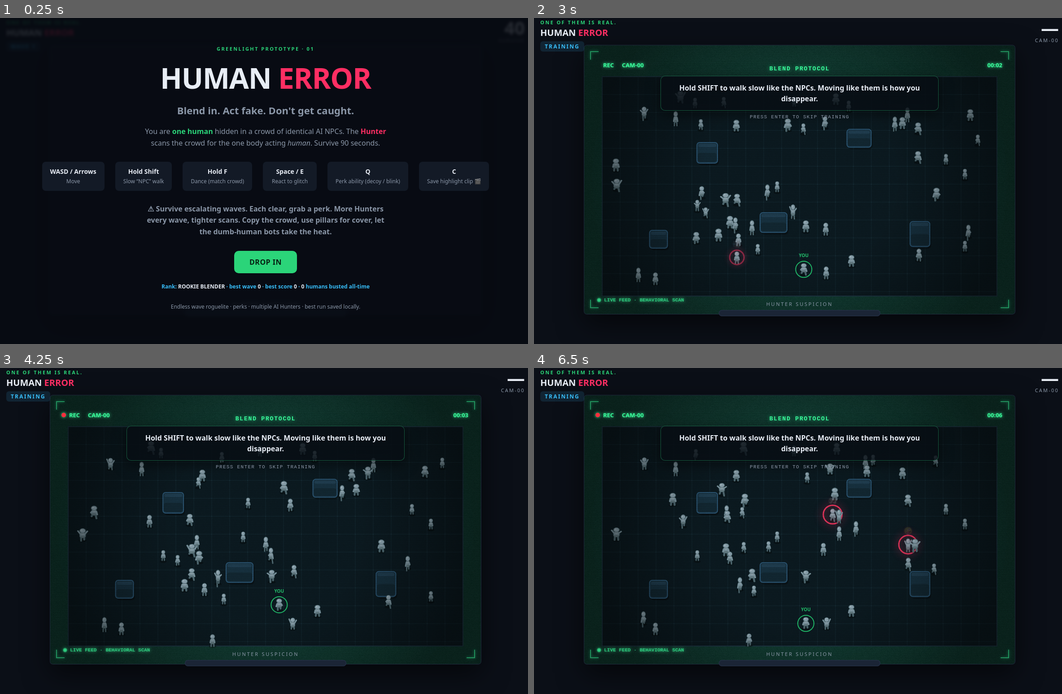
Above: before the commit, frames 1-4 (two rows, left to right).
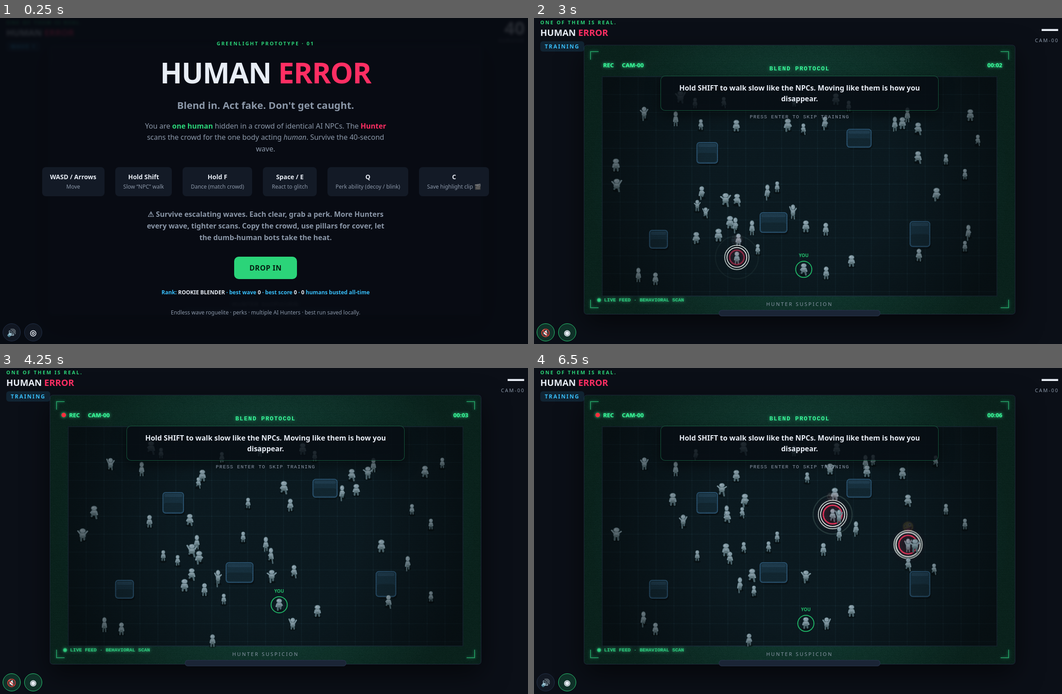
Above: after the commit, the same moments.

Repository: a0merr/HUMAN-ERROR-game-prototype-1
Game: browser game, page index.html
Same seed, same stepped clock (60 frames per second), same inputs: the game is played once before the commit and once after it.
Inputs (mouse positions are in pixels of both pictures, inside the frame that each line leads up to):
- Up to frame 1 (0.25 s): no input
- Up to frame 2 (3 s): tap Enter at 0.27 s; hold Right 1.03-1.53 s; move the mouse to (798, 207) at 1.07 s; tap Space every 0.5 s from 1.1 to 2.6 s; hold Down 1.58-1.85 s; move the mouse to (713, 151) at 1.67 s; hold Left 1.9-2.47 s; click (565, 330) at 2.02 s, where only the run after the commit has a clickable "◎"; move the mouse to (887, 138) at 2.27 s; hold Up 2.52-2.82 s; tap M at 2.52 s; move the mouse to (866, 233) at 2.87 s; hold Right from 2.87 s (still down)
- Up to frame 3 (4.25 s): tap Space at 3.1, 3.6, 4.1 s; move the mouse to (158, 596) at 3.47 s; release Right at 3.53 s; hold Up 3.58-3.82 s; hold Left from 3.87 s (still down); move the mouse to (264, 475) at 4.07 s
- Up to frame 4 (6.5 s): release Left at 4.3 s; hold Down 4.35-4.68 s; click (544, 680) at 4.52 s, where only the run after the commit has a clickable "🔇"; tap Space every 0.5 s from 4.6 to 6.1 s; move the mouse to (930, 544) at 4.67 s; hold Right 4.73-5.23 s; move the mouse to (671, 531) at 5.27 s; hold Down 5.28-5.55 s; hold Left 5.6-6.17 s; move the mouse to (755, 622) at 5.87 s; hold Up from 6.22 s (still down); move the mouse to (840, 436) at 6.47 s

The runs differ from the first frame. In frame 1, 7.5% of the frame differs, in the area x 0-92%, y 7-100%; in frame 2, 0.4%; in frame 3, 0.3%; in frame 4, 0.6%.

Commit message:
polish: mute toggle, high-visibility tells, doc fixes, killcam copy
Doc decision: solo waves are 40s by design (WAVE.secs; README already correct) —
the stale copy was index.html's start screen claiming 90 seconds, now fixed.
Tuning untouched.

Diff:
--- a/client/audio.mjs
+++ b/client/audio.mjs
@@ -3,6 +3,11 @@
 // ============================================================
 
 let actx = null, ambient = null, master = null, muteGain = null, recDest = null;
+
+// Mute state is read at module load so the graph is born muted when the user
+// left it that way — ambience never gets a frame of sound on boot.
+let muted = false;
+try { muted = localStorage.getItem('humanError.muted') === '1'; } catch (e) {}
 
 // Master graph: every source -> master -> muteGain -> speakers.
 // Clip recording taps `master` (BEFORE muteGain), so muted gameplay still
@@ -12,11 +17,19 @@
   if (!master) {
     master = actx.createGain();
     muteGain = actx.createGain();
+    muteGain.gain.value = muted ? 0 : 1;
     master.connect(muteGain);
     muteGain.connect(actx.destination);
   }
   return master;
 }
+
+export function setMuted(v) {
+  muted = !!v;
+  try { localStorage.setItem('humanError.muted', muted ? '1' : '0'); } catch (e) {}
+  if (muteGain) muteGain.gain.value = muted ? 0 : 1;
+}
+export function isMuted() { return muted; }
 
 export function initAudio() {
   if (!actx) { try { actx = new (window.AudioContext || window.webkitAudioContext)(); } catch (e) {} }
--- a/client/mp.mjs
+++ b/client/mp.mjs
@@ -4,15 +4,16 @@
 // engine's map layouts, skins and palette so visuals match the server sim.
 // ============================================================
 
-import { ARENA, BODY_R, BODY_SHAPES, mapById, SKINS, PALETTE } from '../engine/config.mjs';
+import { ARENA, BODY_R, BODY_SHAPES, mapById, SKINS, PALETTE, KILLCAM_TEXT } from '../engine/config.mjs';
 import { clamp, lerpAngle } from '../engine/math.mjs';
 import { collidePillars, clampArena } from '../engine/geometry.mjs';
-import { initAudio, beep, sfx as audioSfx, getRecordStream } from './audio.mjs';
+import { initAudio, beep, sfx as audioSfx, getRecordStream, setMuted, isMuted } from './audio.mjs';
 import { ClipRecorder } from './clip.mjs';
 import { presentClip } from './hud.mjs';
 import { save as platformSave } from './platform.mjs';
 import { drawSurveillance } from './style.mjs';
 import { drawFigure } from './figure.mjs';
+import { drawTell, setHighVisTells, getHighVisTells } from './render.mjs';
 import { fitCanvas } from './viewport.mjs';
 import { makeTouchControls } from './touch.mjs';
 const camCode = (s) => { s = Math.max(0, s | 0); const m = (s / 60) | 0, r = s % 60; return (m < 10 ? '0' : '') + m + ':' + (r < 10 ? '0' : '') + r; };
@@ -171,6 +172,18 @@
 });
 addEventListener('keyup', e => { keys[e.key.toLowerCase()] = false; });
 
+// ---- settings corner: mute (M) + high-visibility tells ----
+const muteBtn = $('muteBtn'), tellsBtn = $('tellsBtn');
+function renderSettings() {
+  if (muteBtn) { muteBtn.textContent = isMuted() ? '🔇' : '🔊'; muteBtn.classList.toggle('on', isMuted()); }
+  if (tellsBtn) { tellsBtn.textContent = getHighVisTells() ? '◉' : '◎'; tellsBtn.classList.toggle('on', getHighVisTells()); }
+}
+function toggleMute() { setMuted(!isMuted()); renderSettings(); }
+if (muteBtn) muteBtn.addEventListener('click', toggleMute);
+if (tellsBtn) tellsBtn.addEventListener('click', () => { setHighVisTells(!getHighVisTells()); renderSettings(); });
+addEventListener('keydown', e => { if (e.key.toLowerCase() === 'm' && !e.repeat) toggleMute(); });
+renderSettings();
+
 // touch controls — analog stick mapped to the same directional keys the 20Hz
 // sender + predictor already read; action buttons mirror Space/F/emote/clip.
 const DZ = 0.34;   // stick dead-zone before a direction registers
@@ -282,14 +295,7 @@
   // TELL marker — a bot mid-slip (sent as b.sl: s/f/o/b) gets a pulsing callout
   if (b.sl) {
     const ico = { s: '💨', f: '😱', o: '🤪', b: '👀' }[b.sl] || '⚠️';
-    const pulse = 0.5 + 0.5 * Math.sin((t * 16) + b.id);
-    ctx.save(); ctx.translate(b.x, b.y);
-    ctx.shadowColor = '#ff2e63'; ctx.shadowBlur = 12 + pulse * 6;   // glow survives downscaling into clips/thumbnails
-    ctx.globalAlpha = 0.55 + 0.4 * pulse; ctx.strokeStyle = '#ff2e63'; ctx.lineWidth = 3;
-    ctx.beginPath(); ctx.arc(0, -2, 16 + pulse * 5, 0, Math.PI * 2); ctx.stroke();
-    ctx.globalAlpha = 1; ctx.shadowBlur = 6; ctx.font = '16px "Segoe UI Emoji", Segoe UI'; ctx.textAlign = 'center';
-    ctx.fillText(ico, 0, -27);
-    ctx.restore();
+    drawTell(ctx, b.x, b.y, ico, t + b.id * 0.0625);
   }
 }
 
@@ -391,7 +397,7 @@
       const a = Math.min(1, (killcam.t - 0.45) / 0.3);
       ctx.save(); ctx.globalAlpha = a; ctx.textAlign = 'center';
       ctx.fillStyle = '#ff2e63'; ctx.font = '900 60px Segoe UI'; ctx.fillText('HUMAN ERROR', W / 2, H / 2 - 8);
-      ctx.fillStyle = '#e8edf5'; ctx.font = '700 20px Segoe UI'; ctx.fillText("YOU'RE OUT — too human.", W / 2, H / 2 + 30);
+      ctx.fillStyle = '#e8edf5'; ctx.font = '700 20px Segoe UI'; ctx.fillText(KILLCAM_TEXT, W / 2, H / 2 + 30);
       ctx.restore();
     }
     if (killcam.t >= killcam.dur) killcam = null;
--- a/client/render.mjs
+++ b/client/render.mjs
@@ -3,10 +3,48 @@
 // Pure presentation: draws a CrowdSim snapshot. Shared by solo + mp client.
 // ============================================================
 
-import { ARENA, BODY_R, BODY_SHAPES, POSE, PALETTE, SKINS, W, H } from '../engine/config.mjs';
+import { ARENA, BODY_R, BODY_SHAPES, POSE, PALETTE, SKINS, W, H, KILLCAM_TEXT } from '../engine/config.mjs';
 import { clamp } from '../engine/math.mjs';
 import { drawSurveillance } from './style.mjs';
 import { drawFigure } from './figure.mjs';
+
+// ---------- high-visibility tells (colorblind-safe) ----------
+// Persisted toggle: the tell marker gains a white double-ring + bigger emoji +
+// an expanding radial ping — all hue-independent, readable in grayscale.
+let hiVisTells = false;
+try { hiVisTells = localStorage.getItem('humanError.hiVisTells') === '1'; } catch (e) {}
+export function setHighVisTells(v) {
+  hiVisTells = !!v;
+  try { localStorage.setItem('humanError.hiVisTells', hiVisTells ? '1' : '0'); } catch (e) {}
+}
+export function getHighVisTells() { return hiVisTells; }
+
+// The TELL marker — the product. A body mid-"slip" (acting too human) gets a
+// loud pulsing callout so the joke reads at a glance / on a stream clip.
+// Shared by the solo renderer and the MP client so both HUD toggles behave
+// identically. `phase` is any steadily-increasing per-agent value.
+export function drawTell(ctx, x, y, ico, phase) {
+  const pulse = 0.5 + 0.5 * Math.sin(phase * 16);
+  ctx.save(); ctx.translate(x, y);
+  ctx.shadowColor = PALETTE.pink; ctx.shadowBlur = 12 + pulse * 6;   // glow survives downscaling into clips/thumbnails
+  ctx.globalAlpha = 0.55 + 0.4 * pulse; ctx.strokeStyle = PALETTE.pink; ctx.lineWidth = 3;
+  ctx.beginPath(); ctx.arc(0, -2, 16 + pulse * 5, 0, Math.PI * 2); ctx.stroke();
+  if (hiVisTells) {
+    ctx.shadowBlur = 0;
+    ctx.globalAlpha = 0.95; ctx.strokeStyle = '#ffffff'; ctx.lineWidth = 2;
+    ctx.beginPath(); ctx.arc(0, -2, 22 + pulse * 5, 0, Math.PI * 2); ctx.stroke();
+    ctx.globalAlpha = 0.8;
+    ctx.beginPath(); ctx.arc(0, -2, 27 + pulse * 5, 0, Math.PI * 2); ctx.stroke();
+    const ping = (phase * 1.3) % 1;   // brief expanding radial flash
+    ctx.globalAlpha = (1 - ping) * 0.7; ctx.lineWidth = 2.5;
+    ctx.beginPath(); ctx.arc(0, -2, 14 + ping * 36, 0, Math.PI * 2); ctx.stroke();
+  }
+  ctx.globalAlpha = 1; ctx.shadowBlur = 6;
+  ctx.font = (hiVisTells ? '22px' : '16px') + ' "Segoe UI Emoji", Segoe UI';
+  ctx.textAlign = 'center';
+  ctx.fillText(ico, 0, hiVisTells ? -34 : -27);
+  ctx.restore();
+}
 
 export class Renderer {
   constructor(canvas) {
@@ -35,18 +73,9 @@
       darkCol: isHunter ? '#0a1422' : skin.dark,
       isHunter,
     });
-    // TELL marker — the product. A body mid-"slip" (acting too human) gets a
-    // loud, pulsing callout so the joke reads at a glance / on a stream clip.
     if (a.slipping && a.slip) {
       const ico = { sprint: '💨', flinch: '😱', overdance: '🤪', bunch: '👀' }[a.slip] || '⚠️';
-      const pulse = 0.5 + 0.5 * Math.sin(a.animPhase * 16);
-      ctx.save(); ctx.translate(a.x, a.y);
-      ctx.shadowColor = PALETTE.pink; ctx.shadowBlur = 12 + pulse * 6;   // glow survives downscaling into clips/thumbnails
-      ctx.globalAlpha = 0.55 + 0.4 * pulse; ctx.strokeStyle = PALETTE.pink; ctx.lineWidth = 3;
-      ctx.beginPath(); ctx.arc(0, -2, 16 + pulse * 5, 0, Math.PI * 2); ctx.stroke();
-      ctx.globalAlpha = 1; ctx.shadowBlur = 6; ctx.font = '16px "Segoe UI Emoji", Segoe UI'; ctx.textAlign = 'center';
-      ctx.fillText(ico, 0, -27);
-      ctx.restore();
+      drawTell(ctx, a.x, a.y, ico, a.animPhase);
     }
     // taunt emote bubble (multiplayer flavor / clip surface)
     if (a.tauntT > 0) {
@@ -172,7 +201,7 @@
       const a = clamp((kc.t - 0.45) / 0.3, 0, 1);
       ctx.save(); ctx.globalAlpha = a; ctx.textAlign = 'center';
       ctx.fillStyle = PALETTE.pink; ctx.font = '900 64px Segoe UI'; ctx.fillText('HUMAN ERROR', W / 2, H / 2 - 8);
-      ctx.fillStyle = PALETTE.ink; ctx.font = '700 20px Segoe UI'; ctx.fillText(kc.label || 'CAUGHT — too human.', W / 2, H / 2 + 30);
+      ctx.fillStyle = PALETTE.ink; ctx.font = '700 20px Segoe UI'; ctx.fillText(kc.label || KILLCAM_TEXT, W / 2, H / 2 + 30);
       ctx.restore();
     }
   }
--- a/client/solo.mjs
+++ b/client/solo.mjs
@@ -4,7 +4,7 @@
 // All crowd/hunter/glitch behavior comes from the shared engine.
 // ============================================================
 
-import { ARENA, WAVE, MAPS, ALL_PERKS, PALETTE } from '../engine/config.mjs';
+import { ARENA, WAVE, MAPS, ALL_PERKS, PALETTE, KILLCAM_TEXT } from '../engine/config.mjs';
 import { clamp } from '../engine/math.mjs';
 import { CrowdSim } from '../engine/sim.mjs';
 import { makeHunter, updateHunter, seesAgent, maxPlayerLock } from '../engine/hunter.mjs';
@@ -13,7 +13,8 @@
 import { Renderer, Particles } from './render.mjs';
 import { Input } from './input.mjs';
 import { Hud, presentClip } from './hud.mjs';
-import { initAudio, beep, sfx, getRecordStream } from './audio.mjs';
+import { initAudio, beep, sfx, getRecordStream, setMuted, isMuted } from './audio.mjs';
+import { setHighVisTells, getHighVisTells } from './render.mjs';
 import { ClipRecorder } from './clip.mjs';
 import { fitCanvas } from './viewport.mjs';
 import { makeTouchControls } from './touch.mjs';
@@ -247,6 +248,19 @@
 });
 input.on('clip', () => { if (clip.capture('clip')) { hud.feed('🎬 Clip saved'); sfx.shutter(); } });
 
+// ---- settings corner: mute (M) + high-visibility tells ----
+const muteBtn = document.getElementById('muteBtn');
+const tellsBtn = document.getElementById('tellsBtn');
+function renderSettings() {
+  if (muteBtn) { muteBtn.textContent = isMuted() ? '🔇' : '🔊'; muteBtn.classList.toggle('on', isMuted()); }
+  if (tellsBtn) { tellsBtn.textContent = getHighVisTells() ? '◉' : '◎'; tellsBtn.classList.toggle('on', getHighVisTells()); }
+}
+function toggleMute() { setMuted(!isMuted()); renderSettings(); }
+if (muteBtn) muteBtn.addEventListener('click', toggleMute);
+if (tellsBtn) tellsBtn.addEventListener('click', () => { setHighVisTells(!getHighVisTells()); renderSettings(); });
+addEventListener('keydown', (e) => { if (e.key.toLowerCase() === 'm' && !e.repeat) toggleMute(); });
+renderSettings();
+
 // Q-slot ability — decoy drop or blink dash, whichever perk is held.
 function tryAbility() {
   if (!running || !player || decoyCD > 0) return;
@@ -338,7 +352,7 @@
   for (const h of sim.hunters) h.lock = 0;
   hud.setVignette(0);
   pendingEnd = { reason };
-  killcam = { x: player.x, y: player.y, t: 0, dur: 2.4, label: 'CAUGHT — too human.' };
+  killcam = { x: player.x, y: player.y, t: 0, dur: 2.4, label: KILLCAM_TEXT };
   particles.burst(player.x, player.y, PALETTE.pink, 58);
   particles.burst(player.x, player.y, PALETTE.ink, 18);
   shake = 24; fxFlash = 1;
--- a/engine/config.mjs
+++ b/engine/config.mjs
@@ -166,5 +166,8 @@
   { type: 'spin',    name: '🌀 DIZZY SPELL',    sub: 'SPACE — spin in place!',        window: 1.4, t: 2.0 },
 ];
 
+// Kill-cam caption — one constant so solo and multiplayer say the same thing.
+export const KILLCAM_TEXT = "YOU'RE OUT — too human.";
+
 export const POSE = { IDLE: 'idle', WALK: 'walk', DANCE: 'dance' };
 export const KIND = { NPC: 'npc', BOT: 'bot', HUMAN: 'human', HUNTER: 'hunter' };
--- a/index.html
+++ b/index.html
@@ -163,6 +163,14 @@
   }
   #coachSkip { margin-top: 8px; font-size: 11px; letter-spacing: .12em; color: var(--muted); font-family: "Consolas", monospace; }
 
+  /* settings corner (mute / high-vis tells) */
+  #settingsBtns { position: absolute; left: 14px; bottom: 14px; z-index: 46; display: flex; gap: 8px; }
+  #settingsBtns button {
+    margin: 0; width: 40px; height: 40px; border-radius: 50%; padding: 0; font-size: 17px;
+    background: rgba(19,26,38,.85); border: 1px solid #243149; color: var(--ink);
+  }
+  #settingsBtns button.on { border-color: var(--green); background: rgba(43,212,121,.18); }
+
   /* clip share card */
   #clipOverlay {
     position: absolute; right: 18px; bottom: 18px; z-index: 50; width: 244px;
@@ -215,7 +223,7 @@
     <h2>Blend in. Act fake. Don't get caught.</h2>
     <p>You are <b style="color:var(--green)">one human</b> hidden in a crowd of identical AI NPCs.
        The <b style="color:var(--pink)">Hunter</b> scans the crowd for the one body acting <i>human</i>.
-       Survive 90 seconds.</p>
+       Survive the 40-second wave.</p>
     <div class="keys">
       <div class="keycard"><b>WASD / Arrows</b><span>Move</span></div>
       <div class="keycard"><b>Hold Shift</b><span>Slow “NPC” walk</span></div>
@@ -249,6 +257,12 @@
     <button id="againBtn">ONE MORE ROUND</button>
     <p class="hint">Streamers stay live for hours on this loop. That's the bet.</p>
   </div>
+  <!-- SETTINGS -->
+  <div id="settingsBtns">
+    <button id="muteBtn" title="Mute (M)">🔊</button>
+    <button id="tellsBtn" title="High-visibility tells">◎</button>
+  </div>
+
   <!-- CLIP SHARE -->
   <div id="clipOverlay" class="hidden">
     <video id="clipVideo" loop muted autoplay playsinline></video>
--- a/mp.html
+++ b/mp.html
@@ -41,6 +41,11 @@
   .hidden { display:none !important; }
   .hint { font-size:12px; color:var(--muted); }
   a { color:var(--blue); }
+  /* settings corner (mute / high-vis tells) */
+  #settingsBtns { position:absolute; left:14px; bottom:14px; z-index:46; display:flex; gap:8px; }
+  #settingsBtns button { margin:0; width:40px; height:40px; border-radius:50%; padding:0; font-size:17px;
+    background:rgba(19,26,38,.85); border:1px solid #243149; color:var(--ink); }
+  #settingsBtns button.on { border-color:var(--green); background:rgba(43,212,121,.18); }
   /* clip share card */
   #clipOverlay { position:absolute; right:18px; bottom:18px; z-index:50; width:244px; background:var(--panel);
     border:1px solid #243149; border-radius:10px; padding:8px; display:flex; flex-direction:column; gap:8px;
@@ -106,6 +111,12 @@
     <h2 id="resultSub"></h2>
     <button id="againBtn">BACK TO LOBBY</button>
   </div>
+  <!-- SETTINGS -->
+  <div id="settingsBtns">
+    <button id="muteBtn" title="Mute (M)">🔊</button>
+    <button id="tellsBtn" title="High-visibility tells">◎</button>
+  </div>
+
   <!-- CLIP SHARE -->
   <div id="clipOverlay" class="hidden">
     <video id="clipVideo" loop muted autoplay playsinline></video>
